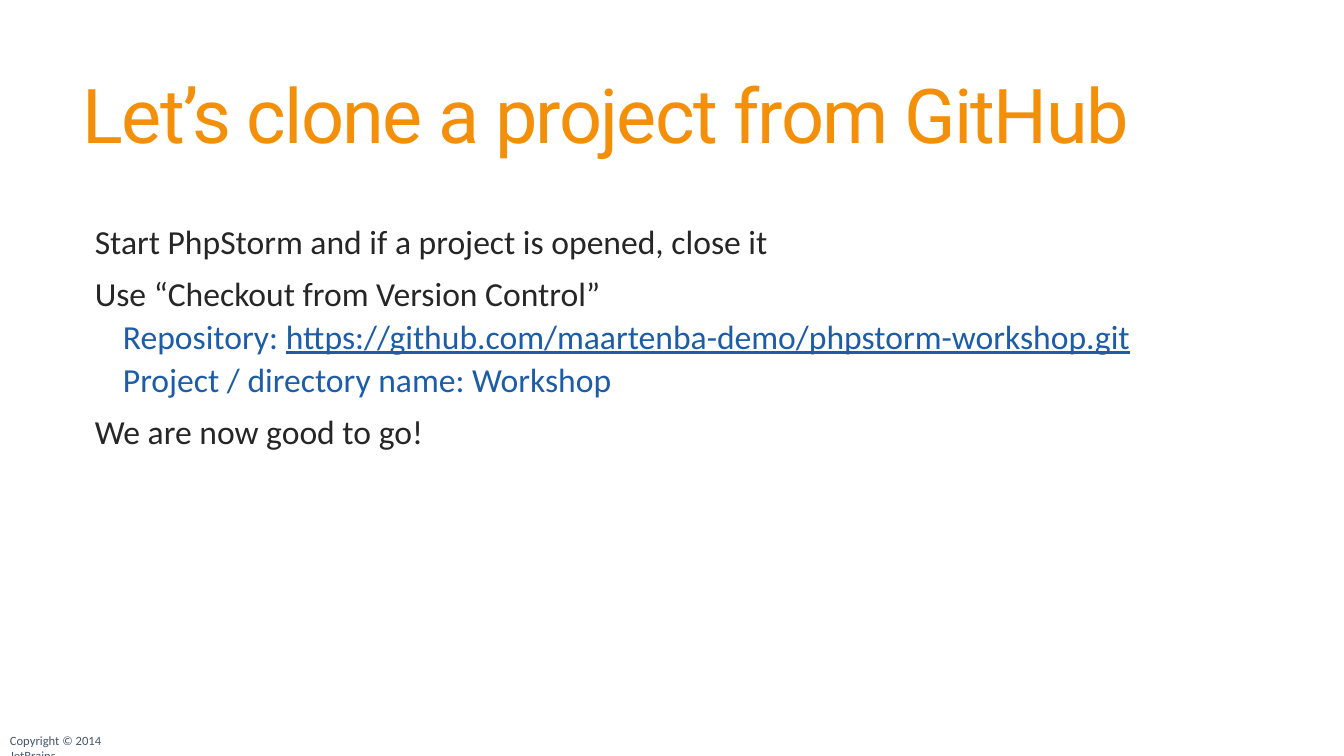
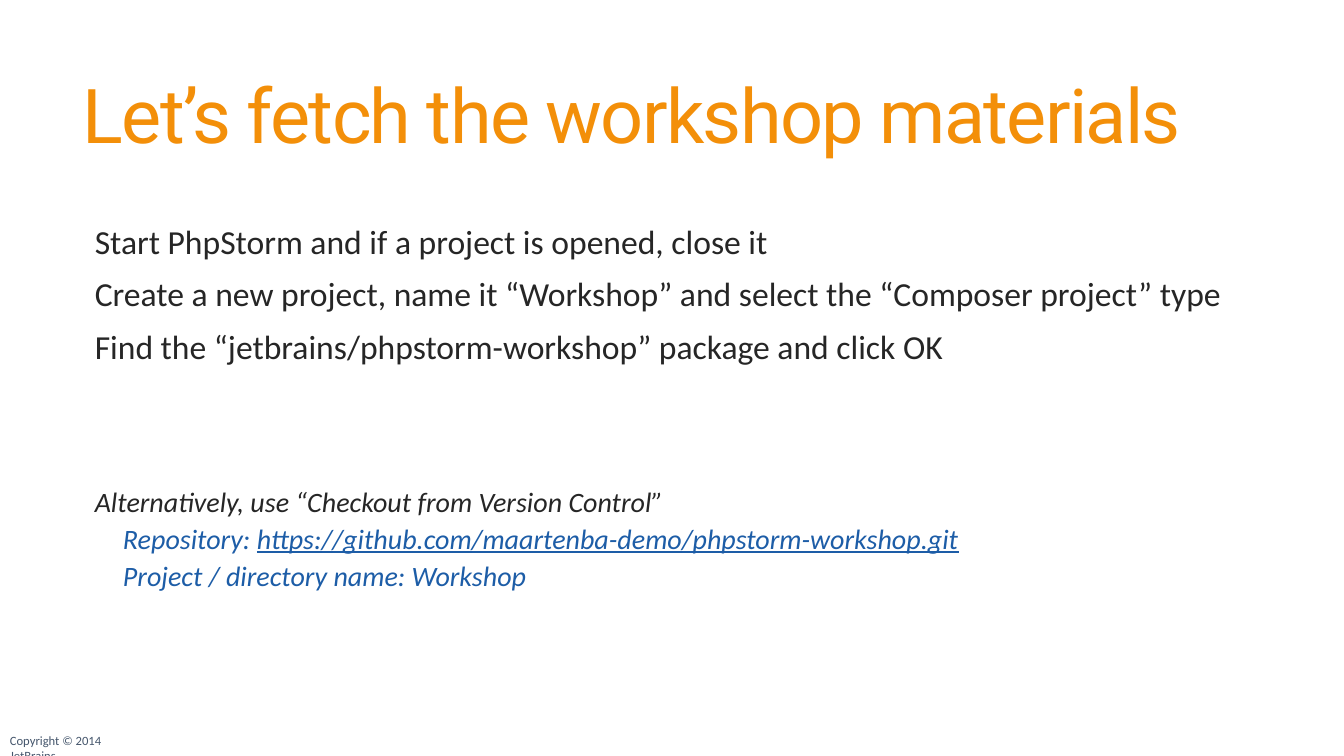
Before and after one commit to JetBrains/phpstorm-workshop, a slide deck: slide 13 of PhpStorm Workshop.pptx. Drawn at 1344x756 pixels with LibreOffice and Linux fonts; fonts in the diff are those of the drawing; background and template pictures are left out. Boxes give left, top, right and bottom in pixels: in the first picture for what was removed or moved away, otherwise in the second. Text is boxed around its words. In the diff, an @@ line names an element or a change of style, - is before the commit and + after.

Commit message:
Updated the slide deck to always make use of Composer project type to get started.

```diff
--- a/PhpStorm Workshop.pptx
+++ b/PhpStorm Workshop.pptx
@@ title at (x1=83, y1=85, x2=1180, y2=159): text changed @@
-Let’s clone a project from GitHub
+Let’s fetch the workshop materials
@@ text at (x1=95, y1=282, x2=1221, y2=517): text changed @@
-  Use “Checkout from Version Control”
+  Create a new project, name it “Workshop” and select the “Composer project” type
+  Find the “jetbrains/phpstorm-workshop” package and click OK
+  Alternatively, use “Checkout from Version Control”
@@ text at (x1=95, y1=420, x2=423, y2=450): paragraph removed @@
-  We are now good to go!
@@ text at (x1=123, y1=529, x2=958, y2=591): size 24 to 20 pt, italic on in "Repository: https://github.com/maartenba-demo/phpstorm-works ...", "Project / directory name: Workshop" @@
```
Also in this commit, not shown: 2 other slides changed.
